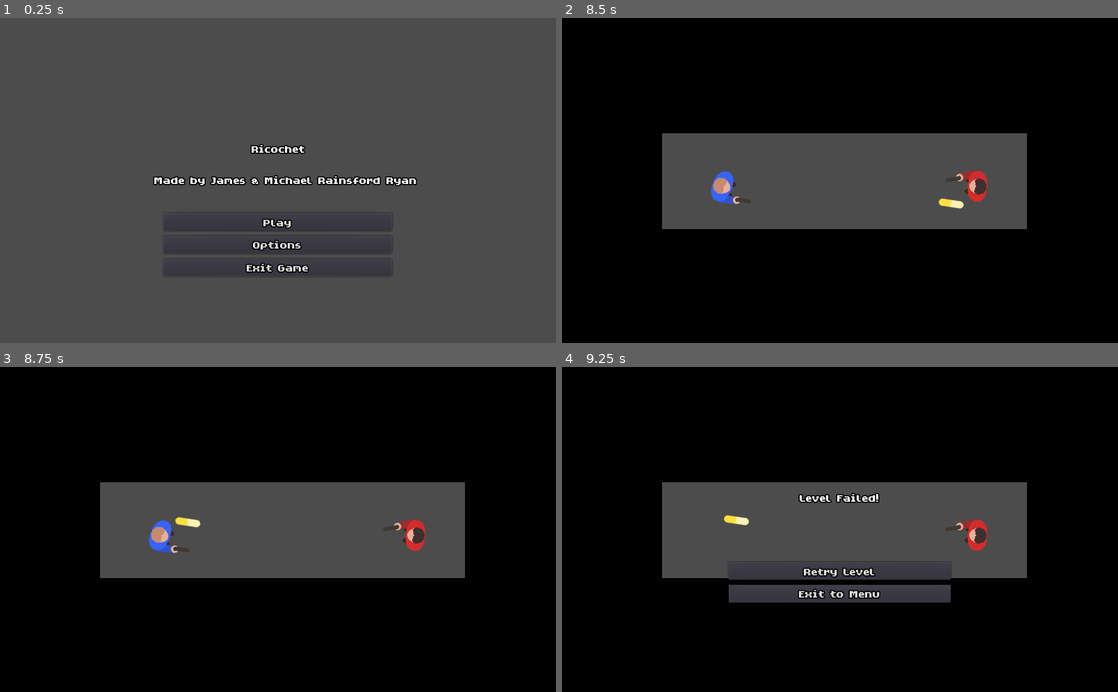
Above: before the commit, frames 1-4 (two rows, left to right).
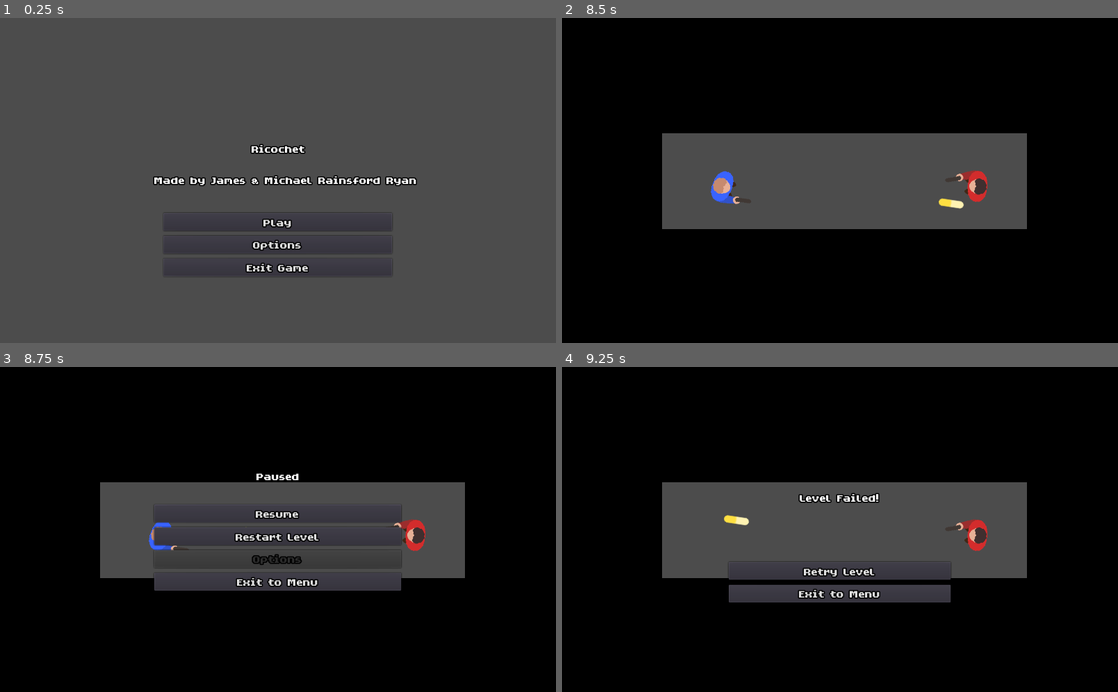
Above: after the commit, the same moments.

Repository: MichaelRRyan/ricochet
Game: Godot game, scene res://scenes/ui/main_menu_screen.tscn
The game is run twice, just before and just after one commit, with the same random seed, the same clock (stepped at 60 frames per second) and the same inputs.
Inputs (mouse positions are in pixels of both pictures, inside the frame that each line leads up to):
- Up to frame 1 (0.25 s): no input
- Up to frame 2 (8.5 s): click "Options" at 0.5 s; click "Back to Menu" at 1.25 s; click "Play" at 2 s; tap Enter at 2.75, 6.5 s; move the mouse to (962, 164) at 2.77 s; press the mouse at (962, 164) at 2.78 s; hold D (move_right) 2.78-3.5 s; release the mouse at (962, 164) at 3.5 s; click "Retry Level" at 3.5 s; tap Space at 4.25, 8 s; move the mouse to (728, 196) at 4.27 s; hold S (move_down) 4.28-5.03 s; click (728, 196) at 4.35 s; move the mouse to (895, 109) at 5.02 s; press the mouse at (895, 109) at 5.03 s; hold D (move_right) 5.03-5.75 s; release the mouse at (895, 109) at 5.75 s; click "Retry Level" at 5.75 s; move the mouse to (812, 245) at 6.52 s; hold W (move_up) 6.53-7.25 s; click (812, 245) at 6.6 s; click "Retry Level" at 7.25 s; move the mouse to (1006, 229) at 8.02 s; press the mouse at (1006, 229) at 8.03 s; hold A (move_left) from 8.03 s (still down)
- Up to frame 3 (8.75 s): keep holding A (move_left); tap Escape (toggle_pause, bound only after the commit) at 8.65 s
- Up to frame 4 (9.25 s): release A (move_left) at 8.75 s; release the mouse at (1006, 578) at 8.75 s; click (840, 513) at 8.75 s, where only the run after the commit has a clickable "Resume"

Frames 1-2 are identical in both runs. In frame 3, 3.2% of the frame differs, in the area x 27-73%, y 32-69%; in frame 4, nothing differs.

Commit message:
Added a pause menu

Diff:
--- a/project.godot
+++ b/project.godot
@@ -50,6 +50,12 @@
 "events": [ Object(InputEventMouseButton,"resource_local_to_scene":false,"resource_name":"","device":-1,"alt":false,"sh …(213 unchanged characters)…
  ]
 }
+toggle_pause={
+"deadzone": 0.5,
+"events": [ Object(InputEventKey,"resource_local_to_scene":false,"resource_name":"","device":0,"alt":false,"shift":false,"control":false,"meta":false,"command":false,"pressed":false,"scancode":16777217,"physical_scancode":0,"unicode":0,"echo":false,"script":null)
+, Object(InputEventKey,"resource_local_to_scene":false,"resource_name":"","device":0,"alt":false,"shift":false,"control":false,"meta":false,"command":false,"pressed":false,"scancode":80,"physical_scancode":0,"unicode":0,"echo":false,"script":null)
+ ]
+}
 
 [physics]
 
--- a/scenes/levels/base_level.tscn
+++ b/scenes/levels/base_level.tscn
@@ -1,7 +1,8 @@
-[gd_scene load_steps=5 format=2]
+[gd_scene load_steps=6 format=2]
 
 [ext_resource path="res://scenes/player.tscn" type="PackedScene" id=1]
 [ext_resource path="res://scenes/gameplay_manager.tscn" type="PackedScene" id=2]
+[ext_resource path="res://scenes/ui/pause_screen.tscn" type="PackedScene" id=3]
 [ext_resource path="res://scenes/ui/level_complete_screen.tscn" type="PackedScene" id=5]
 [ext_resource path="res://scenes/ui/level_failed_screen.tscn" type="PackedScene" id=6]
 
@@ -10,9 +11,8 @@
 [node name="GUI" type="CanvasLayer" parent="."]
 pause_mode = 2
 
-[node name="PauseScreen" type="Control" parent="GUI"]
-margin_right = 40.0
-margin_bottom = 40.0
+[node name="PauseScreen" parent="GUI" instance=ExtResource( 3 )]
+visible = false
 
 [node name="LevelCompleteScreen" parent="GUI" instance=ExtResource( 5 )]
 visible = false
--- /dev/null
+++ b/scenes/ui/pause_screen.tscn
@@ -0,0 +1,58 @@
+[gd_scene load_steps=3 format=2]
+
+[ext_resource path="res://resources/themes/main_theme.tres" type="Theme" id=1]
+[ext_resource path="res://scripts/ui/pause_screen.gd" type="Script" id=2]
+
+[node name="PauseScreen" type="Control"]
+anchor_right = 1.0
+anchor_bottom = 1.0
+theme = ExtResource( 1 )
+script = ExtResource( 2 )
+
+[node name="Menu" type="VBoxContainer" parent="."]
+anchor_left = 0.3
+anchor_top = 0.1
+anchor_right = 0.7
+anchor_bottom = 0.9
+margin_left = -23.0
+margin_right = 23.0
+custom_constants/separation = 10
+alignment = 1
+
+[node name="Title" type="Label" parent="Menu"]
+margin_top = 128.0
+margin_right = 455.0
+margin_bottom = 183.0
+text = "Paused
+"
+align = 1
+
+[node name="ResumeButton" type="Button" parent="Menu"]
+margin_top = 193.0
+margin_right = 455.0
+margin_bottom = 225.0
+text = "Resume"
+
+[node name="RestartButton" type="Button" parent="Menu"]
+margin_top = 235.0
+margin_right = 455.0
+margin_bottom = 267.0
+text = "Restart Level"
+
+[node name="OptionsButton" type="Button" parent="Menu"]
+margin_top = 277.0
+margin_right = 455.0
+margin_bottom = 309.0
+disabled = true
+text = "Options"
+
+[node name="ExitButton" type="Button" parent="Menu"]
+margin_top = 319.0
+margin_right = 455.0
+margin_bottom = 351.0
+text = "Exit to Menu"
+
+[connection signal="pressed" from="Menu/ResumeButton" to="." method="_on_ResumeButton_pressed"]
+[connection signal="pressed" from="Menu/RestartButton" to="." method="_on_RestartButton_pressed"]
+[connection signal="pressed" from="Menu/OptionsButton" to="." method="_on_OptionsButton_pressed"]
+[connection signal="pressed" from="Menu/ExitButton" to="." method="_on_ExitButton_pressed"]
--- /dev/null
+++ b/scripts/ui/pause_screen.gd
@@ -0,0 +1,42 @@
+extends Control
+
+
+#-------------------------------------------------------------------------------
+func _on_ResumeButton_pressed():
+	hide()
+	get_tree().paused = false
+
+
+#-------------------------------------------------------------------------------
+func _on_RestartButton_pressed():
+	get_tree().reload_current_scene()
+	get_tree().paused = false
+
+
+#-------------------------------------------------------------------------------
+func _on_OptionsButton_pressed():
+	pass # Replace with function body.
+
+
+#-------------------------------------------------------------------------------
+func _on_ExitButton_pressed():
+	get_tree().change_scene("res://scenes/ui/main_menu_screen.tscn")
+	get_tree().paused = false
+
+
+#-------------------------------------------------------------------------------
+func _input(event):
+	if event.is_action_pressed("toggle_pause"):
+		# If the pause menu is visible, unpause and hide the menu.
+		if visible:
+			hide()
+			get_tree().paused = false
+
+		# If the pause menu is not visible, only pause if not already paused.
+		# This disables the user from opening the pause menu on the win or lose screen.
+		elif not get_tree().paused:
+			show()
+			get_tree().paused = true
+
+
+#-------------------------------------------------------------------------------
